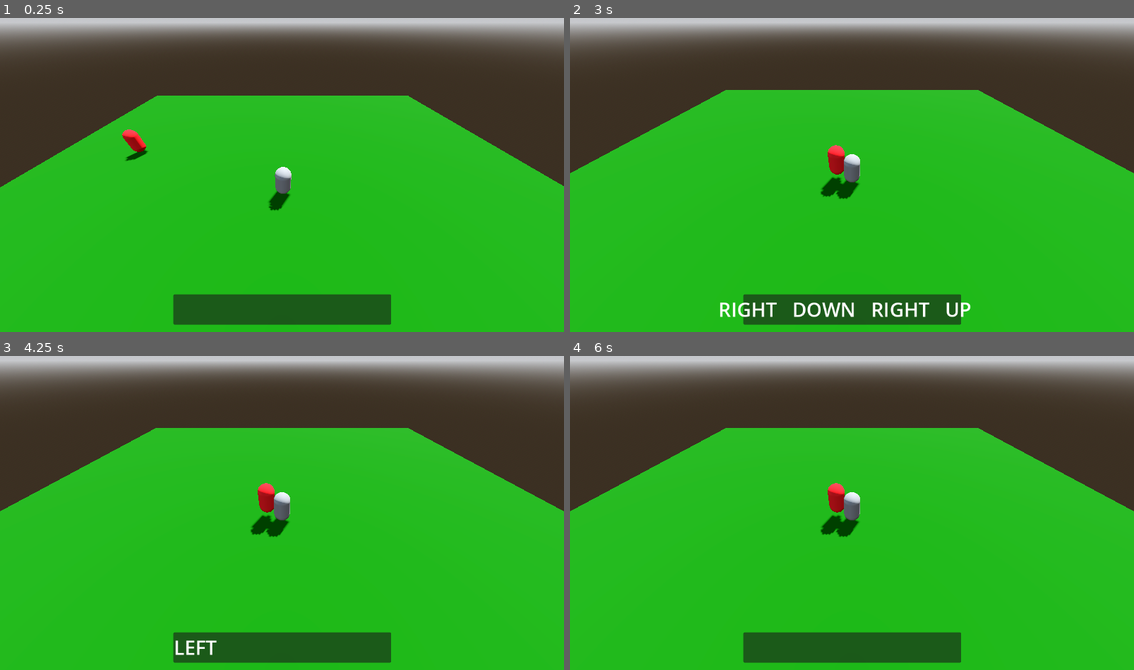
Above: before the commit, frames 1-4 (two rows, left to right).
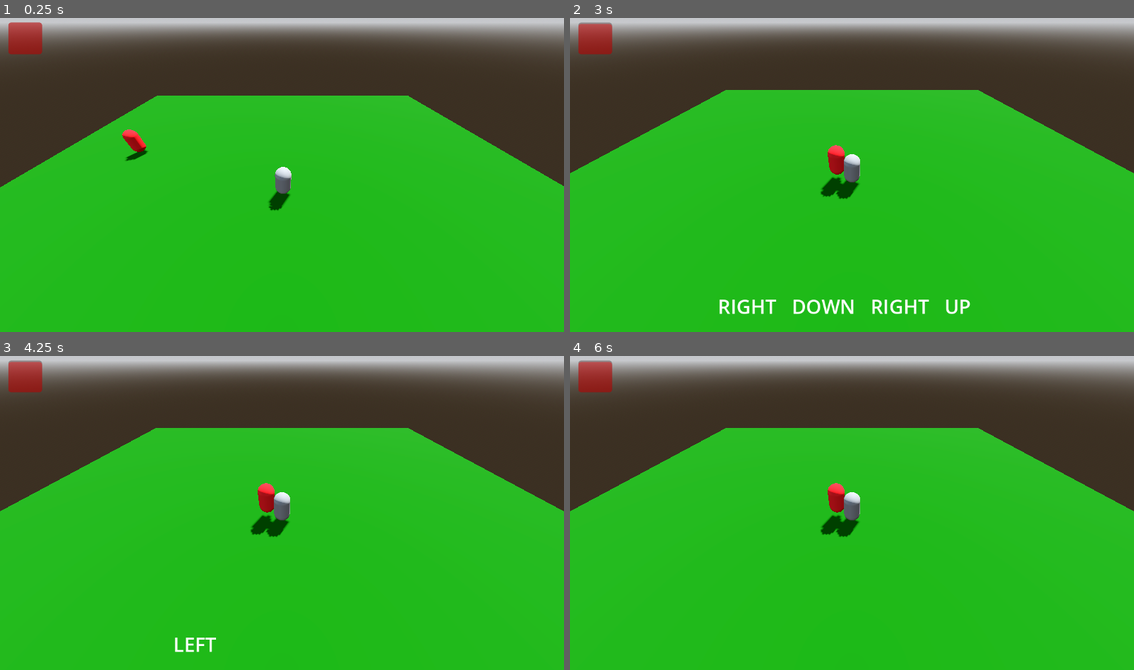
Above: after the commit, the same moments.

Repository: RadekWalaszczyk/ProjektJez
Game: Godot game, scene res://Scenes/TestScene.tscn
Two runs of this game, one before a commit and one after it. Both use one fixed random seed, a clock stepped at 60 frames per second and the inputs below. Sound files missing from this copy of the repository are replaced by a short silence.
Inputs:
- Up to frame 1 (0.25 s): no input
- Up to frame 2 (3 s): hold Right (SpellRight) 0.53-1.28 s; hold Down (SpellDown) 1.28-2.03 s; hold Right (SpellRight) 2.03-2.78 s; hold Up (SpellUp) from 2.78 s (still down)
- Up to frame 3 (4.25 s): tap Enter at 3.5 s; release Up (SpellUp) at 3.53 s; hold Left (SpellLeft) from 3.53 s (still down)
- Up to frame 4 (6 s): tap Space at 4.25, 5.75 s; tap Enter at 5 s; release Left (SpellLeft) at 5.03 s; hold Down (SpellDown) 5.03-5.78 s; hold Right (SpellRight) from 5.78 s (still down)

The runs differ from the first frame. In frame 1, 4.4% of the frame differs, in the area x 1-70%, y 1-98%; in frame 2, 4.5%, in the area x 1-72%, y 1-98%; in frame 3, 4.4%; in frame 4, 4.4%.

Commit message:
Player health bar

Diff:
--- a/ProjektJeż/Prefabs/Player.tscn
+++ b/ProjektJeż/Prefabs/Player.tscn
@@ -57,43 +57,53 @@
 
 [node name="StartTimer" type="Timer" parent="BeatManager"]
 
-[node name="UI" type="Control" parent="."]
+[node name="UI" type="Control" parent="." node_paths=PackedStringArray("LastSpells", "HealthBar")]
 layout_mode = 3
 anchors_preset = 0
 offset_right = 1152.0
 offset_bottom = 648.0
 script = ExtResource("6_6dhu8")
+LastSpells = NodePath("SpellCaster/Label")
+HealthBar = NodePath("HealthBar")
 
-[node name="Panel" type="Panel" parent="UI"]
+[node name="SpellCaster" type="Panel" parent="UI"]
 layout_mode = 1
 anchors_preset = 7
 anchor_left = 0.5
 anchor_top = 1.0
 anchor_right = 0.5
 anchor_bottom = 1.0
-offset_left = -222.0
-offset_top = -77.0
-offset_right = 223.0
-offset_bottom = -15.0
 grow_horizontal = 2
 grow_vertical = 0
 
-[node name="Label" type="Label" parent="UI/Panel"]
+[node name="Label" type="Label" parent="UI/SpellCaster"]
 layout_mode = 1
 anchors_preset = 5
 anchor_left = 0.5
 anchor_right = 0.5
 offset_left = -222.0
+offset_top = -83.0
 offset_right = 222.0
-offset_bottom = 62.0
+offset_bottom = -21.0
 grow_horizontal = 2
 label_settings = SubResource("LabelSettings_vcd65")
 vertical_alignment = 1
 uppercase = true
+
+[node name="HealthBar" type="ProgressBar" parent="UI"]
+modulate = Color(1, 0, 0, 1)
+layout_mode = 1
+offset_left = 17.0
+offset_top = 15.0
+offset_right = 86.0
+offset_bottom = 80.0
+fill_mode = 3
+show_percentage = false
 
 [node name="EnemySpawnerTemp" type="Node3D" parent="."]
 script = ExtResource("10_sw5ne")
 
 [node name="Timer" type="Timer" parent="EnemySpawnerTemp"]
 
+[connection signal="health_changed" from="PlayerController/HealthComponent" to="UI" method="_on_health_component_health_changed"]
 [connection signal="timeout" from="EnemySpawnerTemp/Timer" to="EnemySpawnerTemp" method="_on_timer_timeout"]
--- a/ProjektJeż/Scripts/Components/HealthComponent.gd
+++ b/ProjektJeż/Scripts/Components/HealthComponent.gd
@@ -9,6 +9,7 @@
 
 func _ready():
 	health = maxHealth
+	health_changed.emit(health, health)
 
 func GetDamage(damage : int):
 	health_changed.emit(health, health - damage)
--- a/ProjektJeż/Scripts/Player_UI.gd
+++ b/ProjektJeż/Scripts/Player_UI.gd
@@ -1,7 +1,8 @@
 extends Control
 class_name PlayerUI
 
-@onready var LastSpells = $Panel/Label
+@export var LastSpells : Label
+@export var HealthBar : ProgressBar
 
 func SetLastSpells(lastSpells : Array[SpellCombo.Spells]):
 	var string : String
@@ -10,3 +11,12 @@
 			string = SpellCombo.Spells.keys()[spell] + "   " +  string
 	LastSpells.text = string
 	pass
+
+func SetPlayerHealth(currentHealth : int):
+	HealthBar.value = currentHealth * 100 / HealthBar.max_value
+	pass
+
+
+func _on_health_component_health_changed(old_value : int, new_value : int):
+	SetPlayerHealth(new_value)
+	pass
